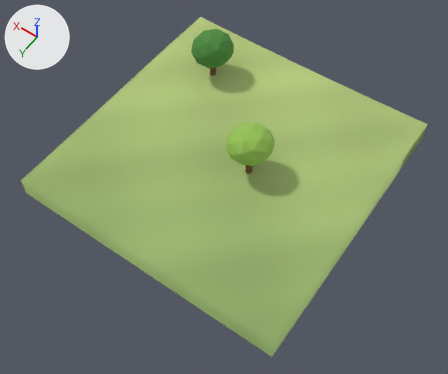
One commit to the glTF model client/public/models/chunks/-1_-4.glb: the scene before it, then after it.
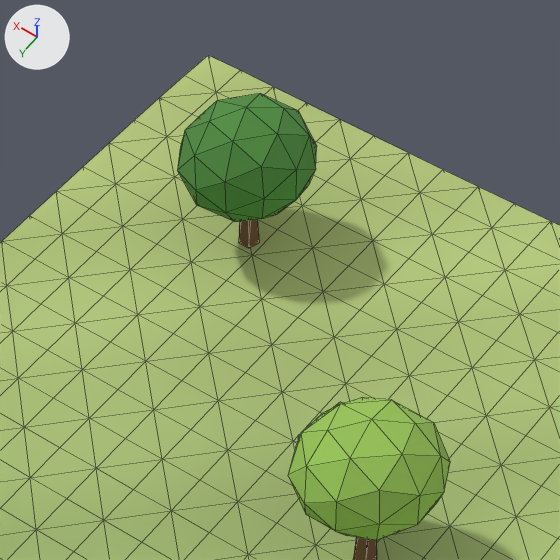
The first picture shows the older version from a 50 mm camera at (-39.1, 139.8, 50.2) aimed at (-16.7, 108.5, 1.1). The close-ups show the older and then the newer version on the part from 30% to 69% of the width and 0% to 46% of the height of that picture. Only the edits that show in the close-ups are written down. The axes (+X, +Y, +Z) are drawn at upper left. The lights are the same throughout. The close-ups show mesh edges as thin lines. Vertices at exactly the same position are counted once.

Script lines for the objects in view, before the commit:
```python
me_scenery = bpy.data.meshes.new('scenery')
me_scenery.from_pydata(...)  # 132 vertices, 240 faces; spans x -20.3..-4.4, y 94.7..108.2, z 2.0..8.4
me_scenery.materials.append(mat_opaque_matte_vertex_colors)
# before: 66 (-7.0, 96.8, 5.5), 68 (-6.8, 96.9, 5.5), 70 (-6.9, 97.2, 5.5), 72 (-7.1, 97.2, 5.5), 74 (-7.2, 96.9, 5.5)
# before: 76 (-7.0, 97.0, 5.5)
me_terrain = bpy.data.meshes.new('terrain')
me_terrain.from_pydata(...)  # 521 vertices, 960 faces; spans x -30.0..0.0, y 90.0..120.0, z -0.7..3.2
me_terrain.materials.append(mat_opaque_matte_vertex_colors)
ob_scenery = bpy.data.objects.new('scenery', me_scenery)
ob_scenery.location = (0.0, 0.0, 0.0)
ob_terrain = bpy.data.objects.new('terrain', me_terrain)
ob_terrain.location = (0.0, 0.0, 0.0)
```
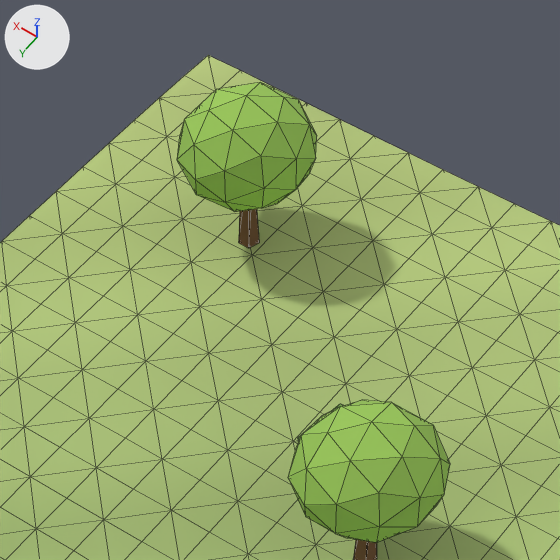
What changed in the scene script:
```text
Change me_scenery:
    used by ob_scenery; location = (0.0, 0.0, 0.0)
    remove me_scenery.from_pydata(...)  # 132 vertices, 240 faces; spans x -20.3..-4.4, y 94.7..108.2, z 2.0..8.4
    add me_scenery.from_pydata(...)  # 132 vertices, 240 faces; spans x -20.3..-4.4, y 94.7..108.2, z 2.0..8.8
    me_scenery part 1: the loose piece of 42 vertices spanning x -9.2..-4.8, y 94.7..99.3, z 4.2..8.4 is moved by (0.0, 0.0, 0.4)
    me_scenery part 2
    add for i in [66, 68, 70, 72, 74, 76]: me_scenery.vertices[i].co += Vector((0.0, 0.0, 0.4))
    me_scenery part 3: 196 faces centred in x -20.1..-4.7, y 94.9..108.1, z 4.2..8.2 are repainted in the vertex colours; the middle colour goes from green #539244 to green #98c559
    other edits to the shape of me_scenery do not show in these pictures
```

Changed parts and their boxes (x1, y1, x2, y2) in the close-ups (560 x 560 px; the box of a moved part takes in the faces that stretch with it):
'scenery', reshaped, recoloured: before (177, 93, 450, 560); after (177, 82, 450, 560)
part 1 of me_scenery, moved or reshaped: before (177, 93, 317, 222); after (177, 82, 317, 212)
part 2 of me_scenery, moved or reshaped: before (239, 219, 259, 248); after (239, 209, 259, 248)
part 3 of me_scenery, recoloured: before (177, 93, 450, 540); after (177, 82, 450, 543)
